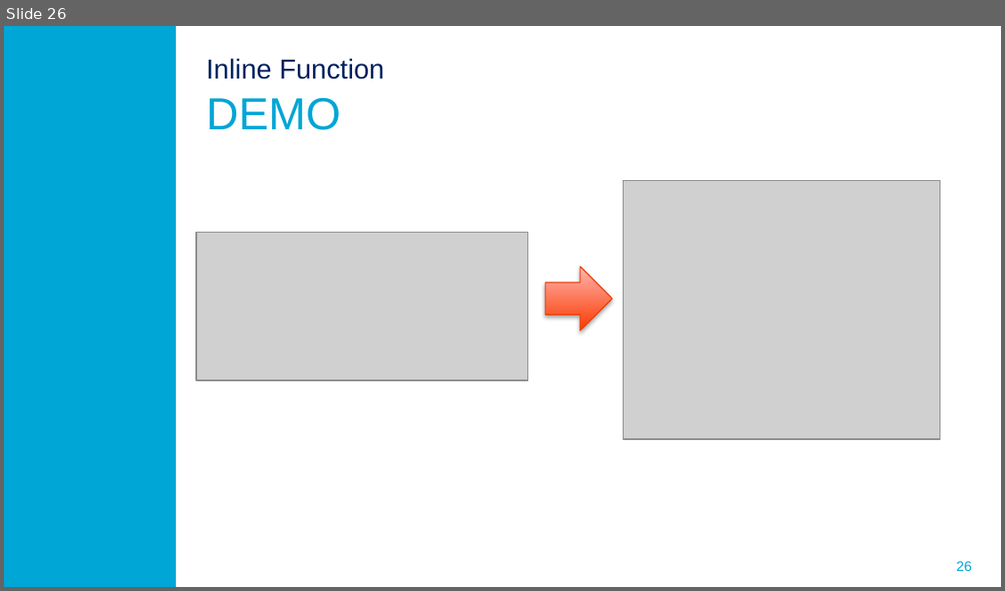
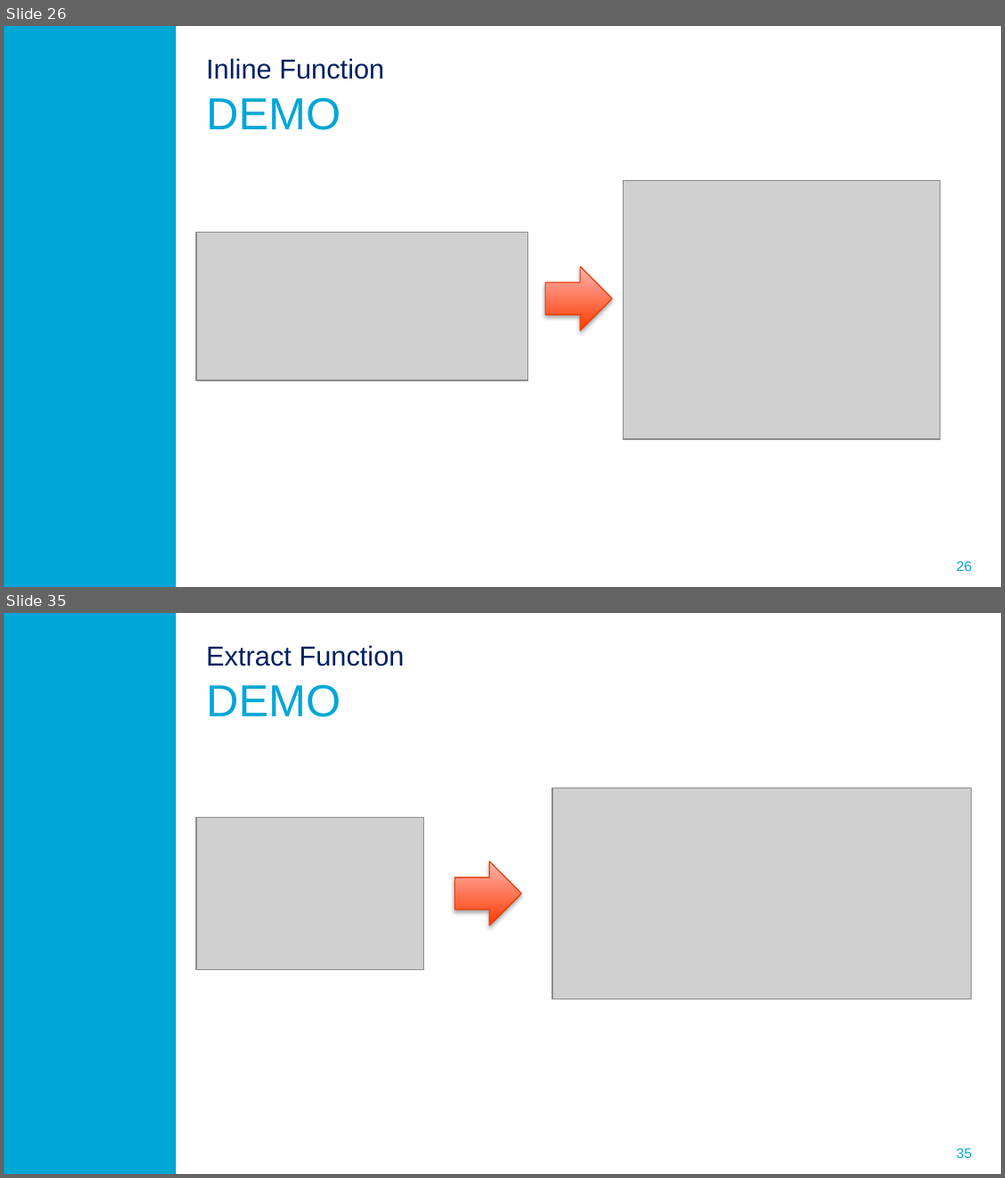
Before and after one commit to ProMisDev/metaborg-tiger, a slide deck: presentation/Misteli_Refactoring_in_Spoofax.pptx. Shown one above the other, each under a label of ours: slide 26 before the commit, slides 26 and 35 after it; the slides between them are not shown. The pictures are 1005x591 and 1005x1178 pixels, drawn with LibreOffice and Linux fonts; fonts in the diff are those of the drawing; grey boxes stand for pictures; background and template pictures are left out. Boxes give left, top, right and bottom in pixels: in the first picture for what was removed or moved away, otherwise in the second. Text is boxed around its words. In the diff, an @@ line names an element or a change of style, - is before the commit and + after.

```diff
--- a/presentation/Misteli_Refactoring_in_Spoofax.pptx
+++ b/presentation/Misteli_Refactoring_in_Spoofax.pptx
@@ slide 35 added at [4,613,1001,1174], background #FFFFFF; not listed: 2 template elements that a slide beside it also shows @@
@@ title added at [206,645,404,717], 19.8 pt, text #002060 @@
+Extract Function
+DEMO
@@ picture added at [552,787,971,998] @@
@@ picture added at [196,818,424,970] @@
@@ right arrow added at [454,861,521,925], fill gradient #FC3A00 to #FFB6B1, outline #E64210 0.75 pt @@
```
Also in this commit, not shown: 7 slides changed, 10 other slides added.
